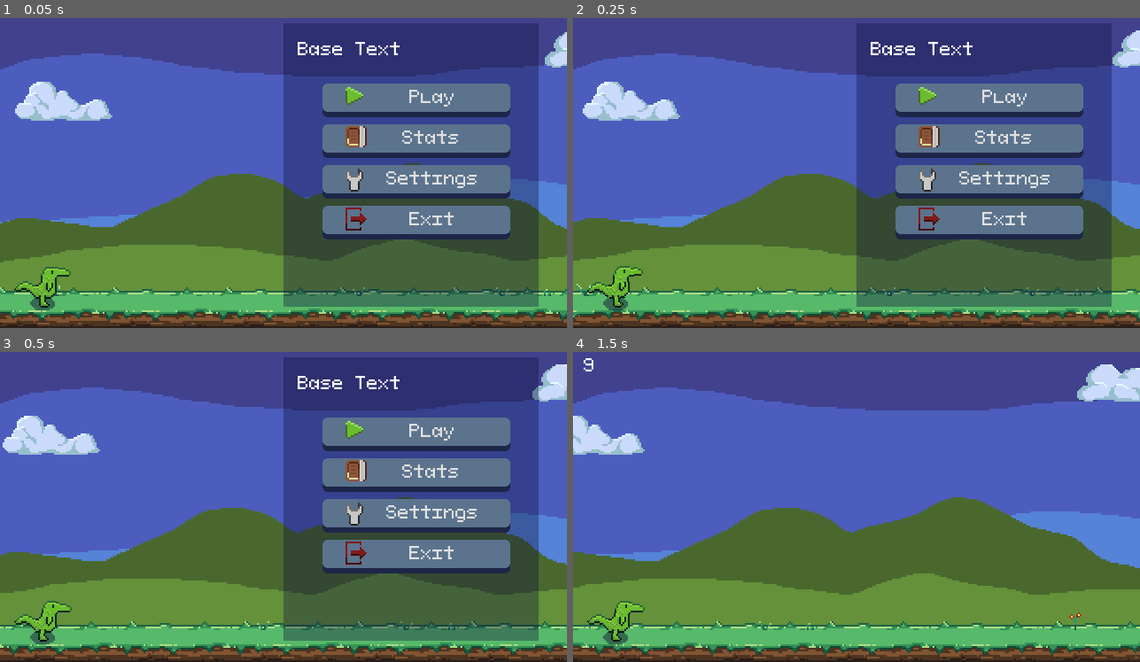
Above: before the commit, frames 1-4 (two rows, left to right).
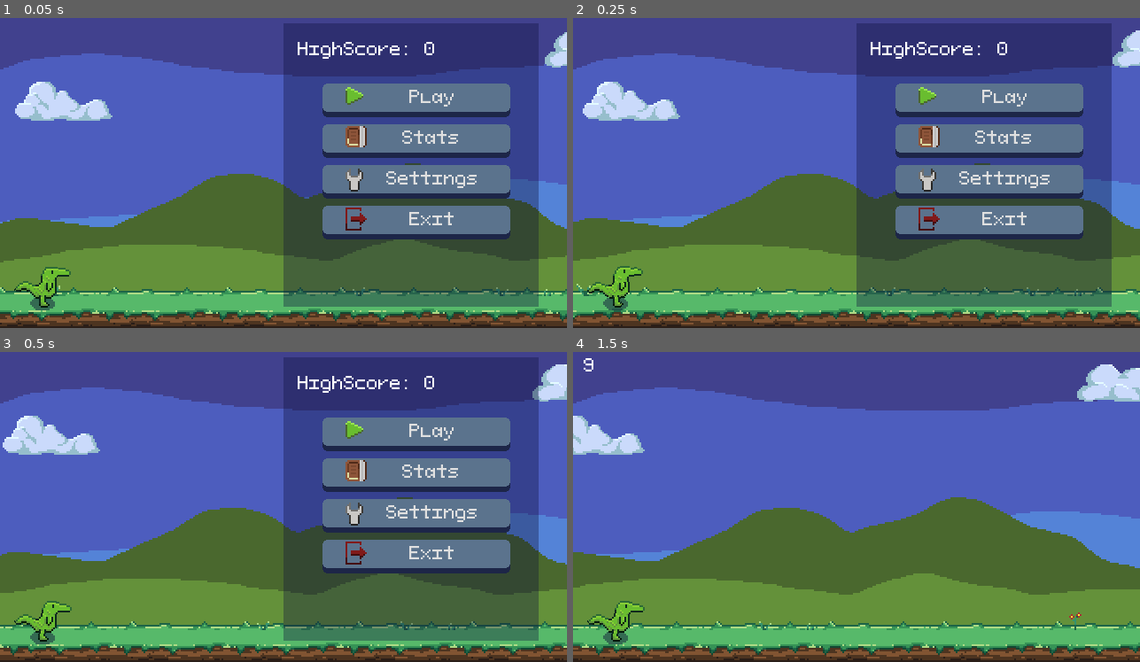
Above: after the commit, the same moments.

Repository: zMenta/DinosaurRun
Game: Godot game, scene res://main/Main.tscn
Same seed, same stepped clock (60 frames per second), same inputs: the game is played once before the commit and once after it.
Inputs:
- Up to frame 1 (0.05 s): no input
- Up to frame 2 (0.25 s): no input
- Up to frame 3 (0.5 s): no input
- Up to frame 4 (1.5 s): click "Play" at 0.5 s

The runs differ from the first frame. In frame 1, 0.4% of the frame differs, in the area x 52-77%, y 7-14%; in frame 2, 0.4%; in frame 3, 0.4%; in frame 4, nothing differs.

Commit message:
button quit game function

Diff:
--- a/DinosaurRun/main/Main.gd
+++ b/DinosaurRun/main/Main.gd
@@ -41,3 +41,7 @@
 
 func _on_MenuMain_buttonPlay_pressed() -> void:
 	_start_game()
+
+
+func _on_MenuMain_buttonExit_pressed() -> void:
+	get_tree().quit()
--- a/DinosaurRun/main/Main.tscn
+++ b/DinosaurRun/main/Main.tscn
@@ -31,4 +31,5 @@
 [connection signal="player_died" from="Player" to="." method="_on_Player_died"]
 [connection signal="timeout" from="SpeedIncreaseTimer" to="." method="_on_SpeedIncreaseTimer_timeout"]
 [connection signal="timeout" from="PointTimer" to="." method="_on_PointTimer_timeout"]
+[connection signal="buttonExit_pressed" from="MenuMain" to="." method="_on_MenuMain_buttonExit_pressed"]
 [connection signal="buttonPlay_pressed" from="MenuMain" to="." method="_on_MenuMain_buttonPlay_pressed"]
--- a/DinosaurRun/scenes/interface/button/Button.tscn
+++ b/DinosaurRun/scenes/interface/button/Button.tscn
@@ -4,6 +4,7 @@
 [ext_resource path="res://common/theme/main_theme.tres" type="Theme" id=2]
 
 [sub_resource type="AtlasTexture" id=1]
+resource_local_to_scene = true
 atlas = ExtResource( 1 )
 region = Rect2( 0, 0, 16, 16 )
 
--- a/DinosaurRun/scenes/interface/menu_gameover/MenuGameOver.tscn
+++ b/DinosaurRun/scenes/interface/menu_gameover/MenuGameOver.tscn
@@ -1,8 +1,32 @@
-[gd_scene load_steps=2 format=2]
+[gd_scene load_steps=6 format=2]
 
 [ext_resource path="res://scenes/interface/menu/menu.tscn" type="PackedScene" id=1]
+[ext_resource path="res://scenes/interface/button/Button.tscn" type="PackedScene" id=2]
+[ext_resource path="res://common/menu_icons/menu_icons.png" type="Texture" id=3]
+
+[sub_resource type="AtlasTexture" id=1]
+resource_local_to_scene = true
+atlas = ExtResource( 3 )
+region = Rect2( 64, 0, 16, 16 )
+
+[sub_resource type="AtlasTexture" id=2]
+resource_local_to_scene = true
+atlas = ExtResource( 3 )
+region = Rect2( 80, 0, 16, 16 )
 
 [node name="Menu" instance=ExtResource( 1 )]
 
-[node name="ButtonPlay" parent="ColorRect/VBoxContainer" index="0"]
+[node name="LabelTitle" parent="ColorRect" index="0"]
+text = "Play again?"
+
+[node name="ButtonRestart" parent="ColorRect/VBoxContainer" index="0" instance=ExtResource( 2 )]
+margin_top = 49.0
+margin_bottom = 68.0
 text = "Restart"
+icon = SubResource( 1 )
+
+[node name="ButtonGoBack" parent="ColorRect/VBoxContainer" index="1" instance=ExtResource( 2 )]
+margin_top = 72.0
+margin_bottom = 91.0
+text = "Main Menu"
+icon = SubResource( 2 )
--- a/DinosaurRun/scenes/interface/menu_main/MenuMain.tscn
+++ b/DinosaurRun/scenes/interface/menu_main/MenuMain.tscn
@@ -1,10 +1,15 @@
-[gd_scene load_steps=9 format=2]
+[gd_scene load_steps=10 format=2]
 
 [ext_resource path="res://common/menu_icons/menu_icons.png" type="Texture" id=1]
 [ext_resource path="res://scenes/interface/menu/menu.tscn" type="PackedScene" id=2]
 [ext_resource path="res://common/theme/main_theme.tres" type="Theme" id=3]
 [ext_resource path="res://scenes/interface/menu_main/MenuMain.gd" type="Script" id=4]
 [ext_resource path="res://scenes/interface/button/Button.tscn" type="PackedScene" id=5]
+
+[sub_resource type="AtlasTexture" id=4]
+resource_local_to_scene = true
+atlas = ExtResource( 1 )
+region = Rect2( 0, 0, 16, 16 )
 
 [sub_resource type="AtlasTexture" id=1]
 atlas = ExtResource( 1 )
@@ -21,9 +26,13 @@
 [node name="Menu" instance=ExtResource( 2 )]
 script = ExtResource( 4 )
 
+[node name="LabelTitle" parent="ColorRect" index="0"]
+text = "HighScore: 0"
+
 [node name="ButtonPlay" parent="ColorRect/VBoxContainer" index="0" instance=ExtResource( 5 )]
 margin_top = 26.0
 margin_bottom = 45.0
+icon = SubResource( 4 )
 
 [node name="ButtonStats" type="Button" parent="ColorRect/VBoxContainer" index="1"]
 margin_top = 49.0
Binary file changed: DinosaurRun/common/menu_icons/menu_icons.png
